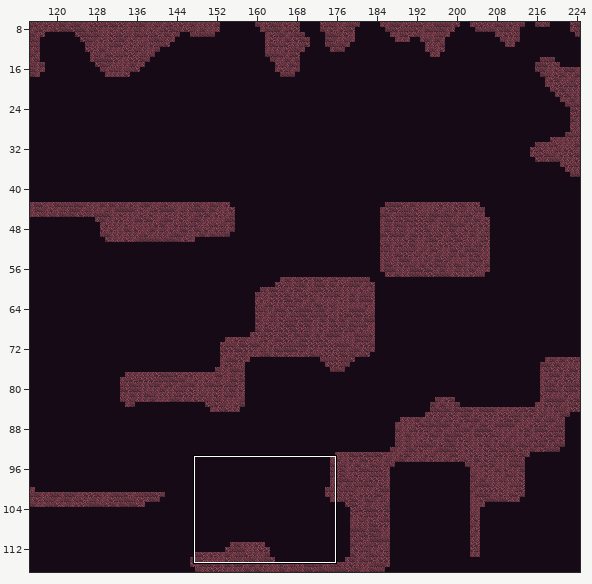
Two states of a Tiled map, android/assets/maps/level1.tmx. Above, an overview of the earlier version with the close-up marked.
Close-up. Earlier state:
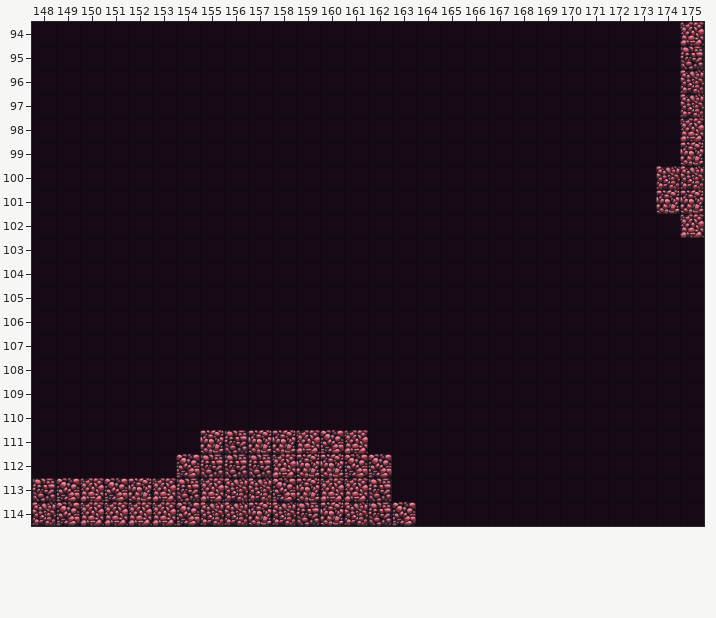
Cells are 64x64 px. Shown: x 148..175, y 94..114. The commit also changed other parts of the map, which this record leaves out.
After the commit:
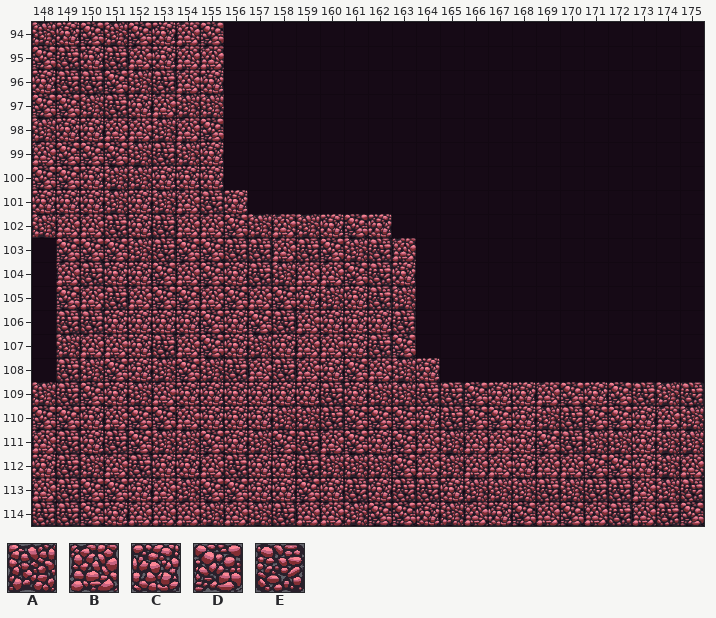
Key: from "tileMapGutter": A 5, B 6, C 7, D 8, E 9.
_ is an empty cell.
The exact change:
Layer "terrain":
y 94: x 148..155 ________ -> ACDADCBD; x 175 B -> _
y 95: x 148..155 ________ -> DECEBCBB; x 175 E -> _
y 96: x 148..155 ________ -> CEEDAEBC; x 175 A -> _
y 97: x 148..155 ________ -> DDAECBAA; x 175 A -> _
y 98: x 148..155 ________ -> ACCBBABD; x 175 B -> _
y 99: x 148..155 ________ -> BDDDAEAC; x 175 C -> _
y 100: x 148..155 ________ -> DDCAACCC; x 174..175 AA -> __
y 101: x 148..156 _________ -> CCCACABEC; x 174..175 CC -> __
y 102: x 148..162 _______________ -> ABBECEBBDABACDC; x 175 B -> _
y 103: x 149..163 _______________ -> DDDAEDDEEBEDAEB
y 104: x 149..163 _______________ -> BECCDBDCEABBDEC
y 105: x 149..163 _______________ -> DBEBDDBDBDCACEA
y 106: x 149..163 _______________ -> EECCCCDCDEBCCCE
y 107: x 149..163 _______________ -> ABBCEBDCACBBCED
y 108: x 149..164 ________________ -> EADCADAEBEBCDBAC
y 109: x 148..175 ____________________________ -> AEDCABCCCCCCECAAEEDCCBDCDEAE
y 110: x 148..175 ____________________________ -> DDCBDDBCCCAAEDDDCEDDCAEDDCBA
y 111: x 148..175 _______CECCBDB______________ -> BECEDAADCADEBDCDBABBCDEAACAA
y 112: x 148..155 ______DE -> CEABECCB; x 157..175 EBCCDD_____________ -> CCEAAADBABBCBBDDCAB
y 113: x 148..150 EDB -> BED; x 154..175 EBAADCBBE_____________ -> ADDCCDCECEECAAAEAEEBAE
y 114: x 148..151 ADBB -> EEDC; x 154 D -> B; x 156..160 ACAEC -> BAEBB; x 162 E -> D; x 164..175 ____________ -> CABCDBDBEBED
Pixel boxes of the changes (left, top, right, bottom) in both close-ups:
changed: (32, 22, 704, 526)
